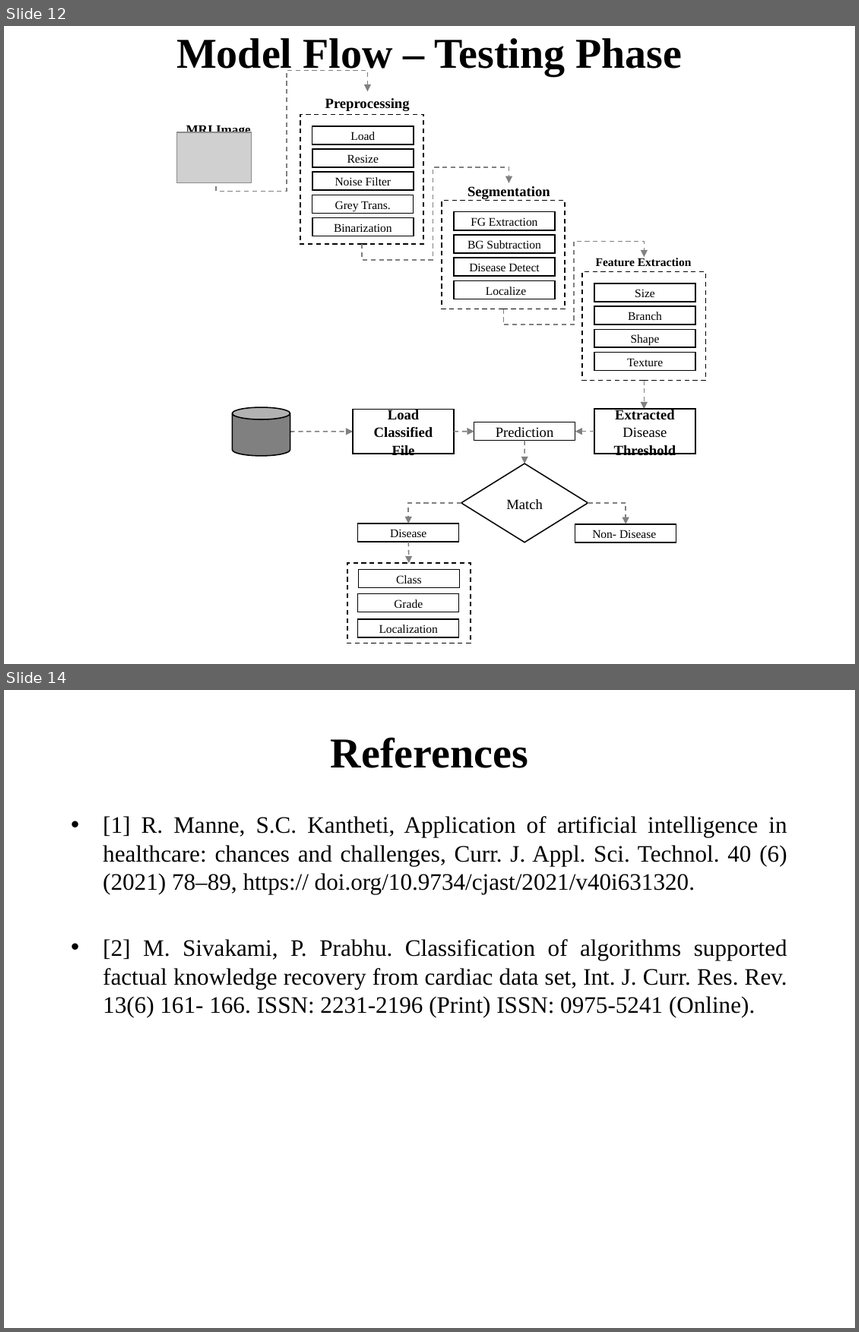
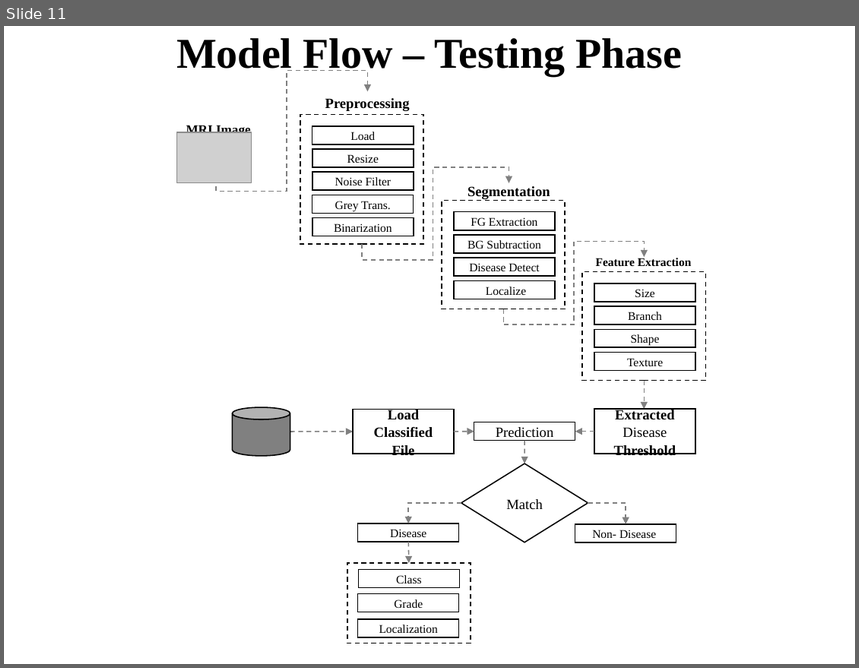
Before and after one commit to VarunKrishnanV/multi-disease-prediciton, a slide deck: others/ppt/finalPPT.pptx. Shown one above the other, each under a label of ours: slides 12 and 14 before the commit, slide 11 after it; the slides between them are not shown. The pictures are 859x1332 and 859x668 pixels, drawn with LibreOffice and Linux fonts; fonts in the diff are those of the drawing; grey boxes stand for pictures. Boxes give left, top, right and bottom in pixels: in the first picture for what was removed or moved away, otherwise in the second. Text is boxed around its words. In the diff, an @@ line names an element or a change of style, - is before the commit and + after.

```diff
--- a/others/ppt/finalPPT.pptx
+++ b/others/ppt/finalPPT.pptx
@@ slide 14 removed at [4, 690, 855, 1328], background #FFFFFF @@
@@ title removed at [331, 737, 528, 768] @@
-References
@@ text removed at [103, 816, 788, 1018] @@
-• [1] R. Manne, S.C. Kantheti, Application of artificial intelligence in healthcare: chances and challenges, Curr. J. Appl. Sci. Technol. 40 (6) (2021) 78–89, https:// doi.org/10.9734/cjast/2021/v40i631320.
-• [2] M. Sivakami, P. Prabhu. Classification of algorithms supported factual knowledge recovery from cardiac data set, Int. J. Curr. Res. Rev. 13(6) 161- 166. ISSN: 2231-2196 (Print) ISSN: 0975-5241 (Online).
@@ what was slide 12 is now slide 11 @@
```
Also in this commit, not shown: 2 slides changed, 2 other slides removed, 11 other files.
